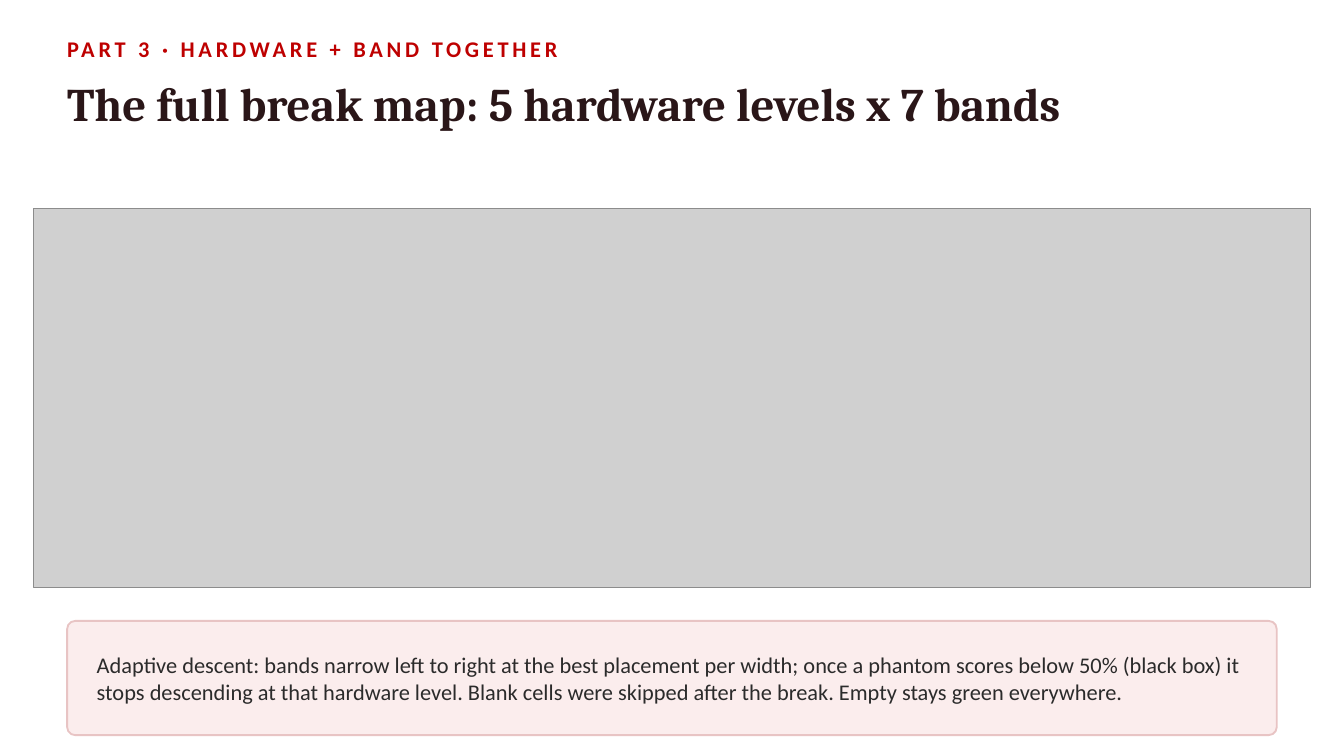
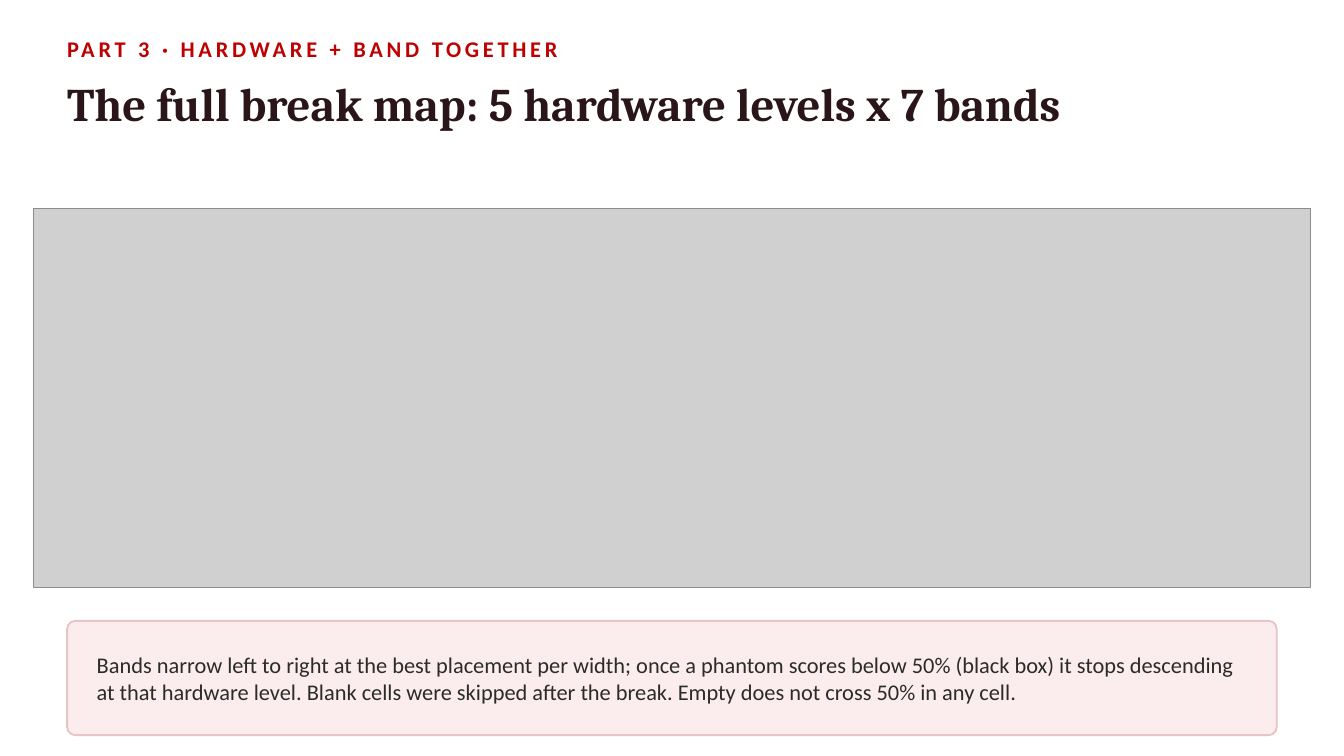
Before and after one commit to pmart1534/microwave-phantom-localization-cnn-mlp, a slide deck: slide 14 of presentation/Frequency_Reduction.pptx. Drawn at 1344x756 pixels with LibreOffice and Linux fonts; fonts in the diff are those of the drawing; grey boxes stand for pictures. Boxes give left, top, right and bottom in pixels: in the first picture for what was removed or moved away, otherwise in the second. Text is boxed around its words. In the diff, an @@ line names an element or a change of style, - is before the commit and + after.

```diff
--- a/presentation/Frequency_Reduction.pptx
+++ b/presentation/Frequency_Reduction.pptx
@@ text at (97,657,1233,704): text changed @@
-Adaptive descent: bands narrow left to right at the best placement per width; once a phantom scores below 50% (black box) it stops descending at that hardware level. Blank cells were skipped after the break. Empty stays green everywhere.
+Bands narrow left to right at the best placement per width; once a phantom scores below 50% (black box) it stops descending at that hardware level. Blank cells were skipped after the break. Empty does not cross 50% in any cell.
```
Also in this commit, not shown: 11 other slides changed, 3 other files.
